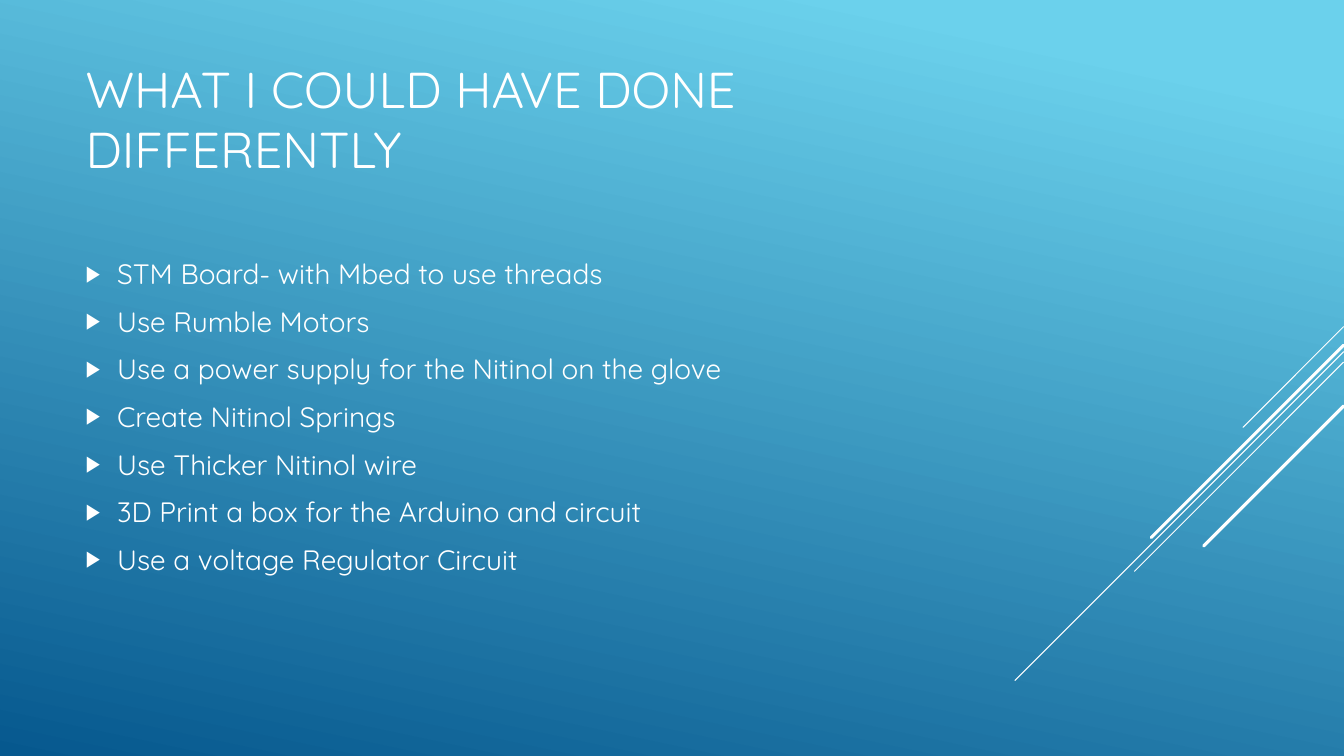
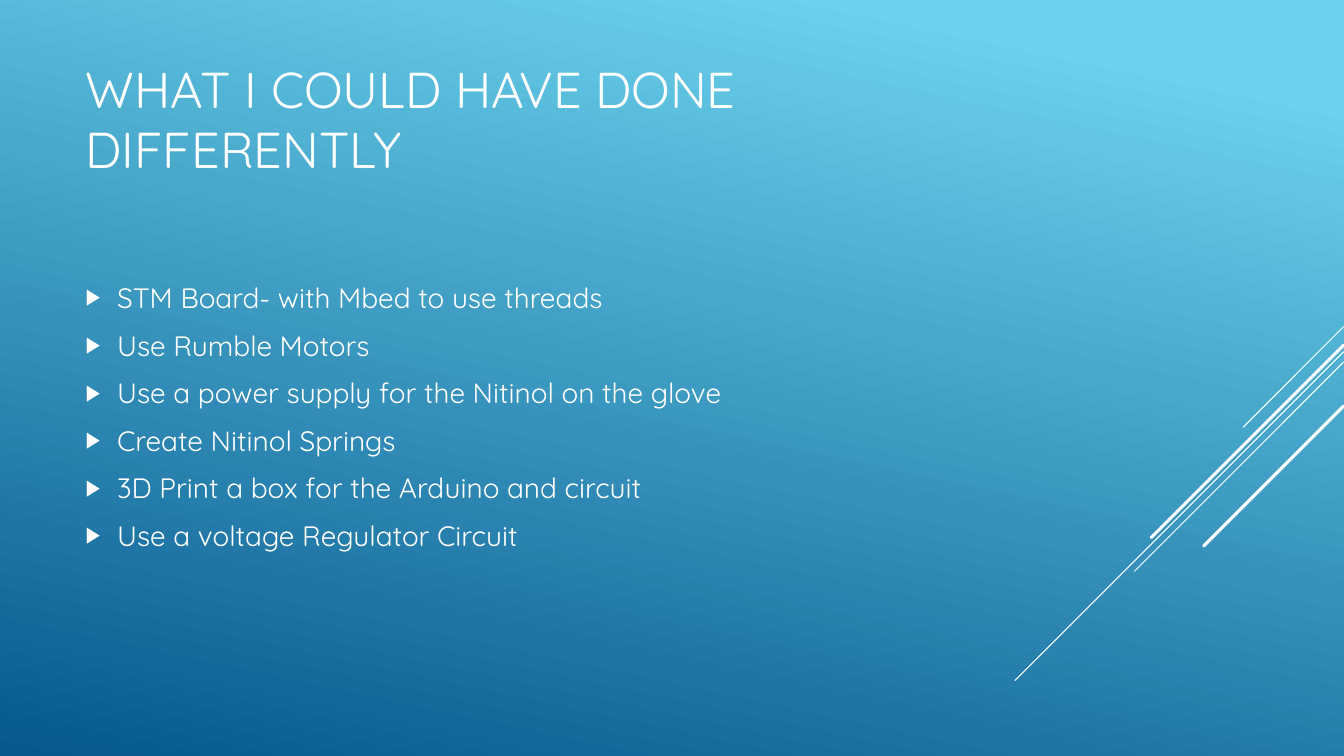
Before and after one commit to bwickenden/PROJ325, a slide deck: slide 9 of Final Docs/Haptic Feedback with nitinol Final.pptx. Drawn at 1344x756 pixels with LibreOffice and Linux fonts; fonts in the diff are those of the drawing. Boxes give left, top, right and bottom in pixels: in the first picture for what was removed or moved away, otherwise in the second. Text is boxed around its words. In the diff, an @@ line names an element or a change of style, - is before the commit and + after.

```diff
--- a/Final Docs/Haptic Feedback with nitinol Final.pptx
+++ b/Final Docs/Haptic Feedback with nitinol Final.pptx
@@ text at box(117, 454, 417, 476): paragraph removed @@
-▶ Use Thicker Nitinol wire
```
Also in this commit, not shown: 2 other slides changed, 1 slide added.
